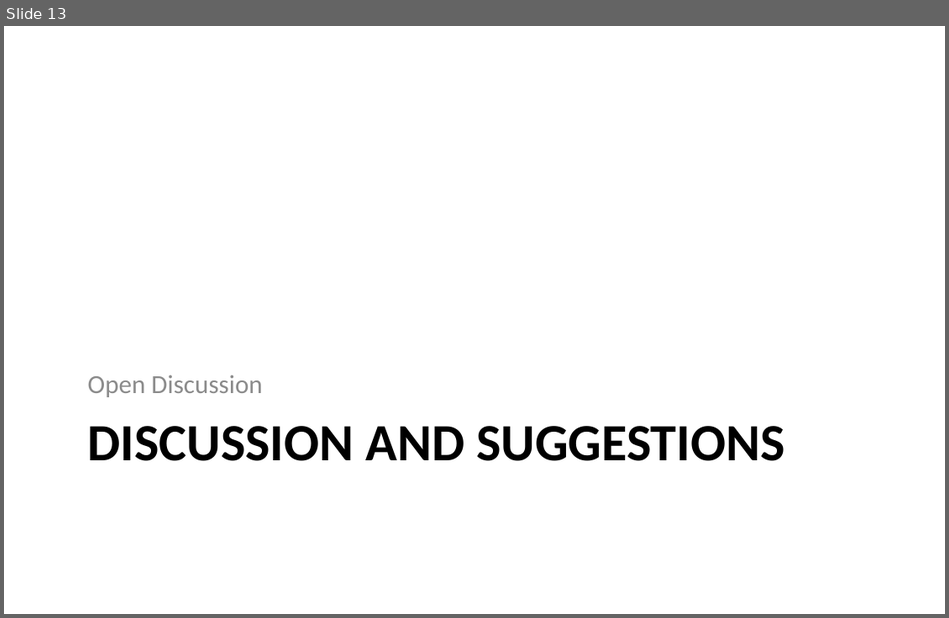
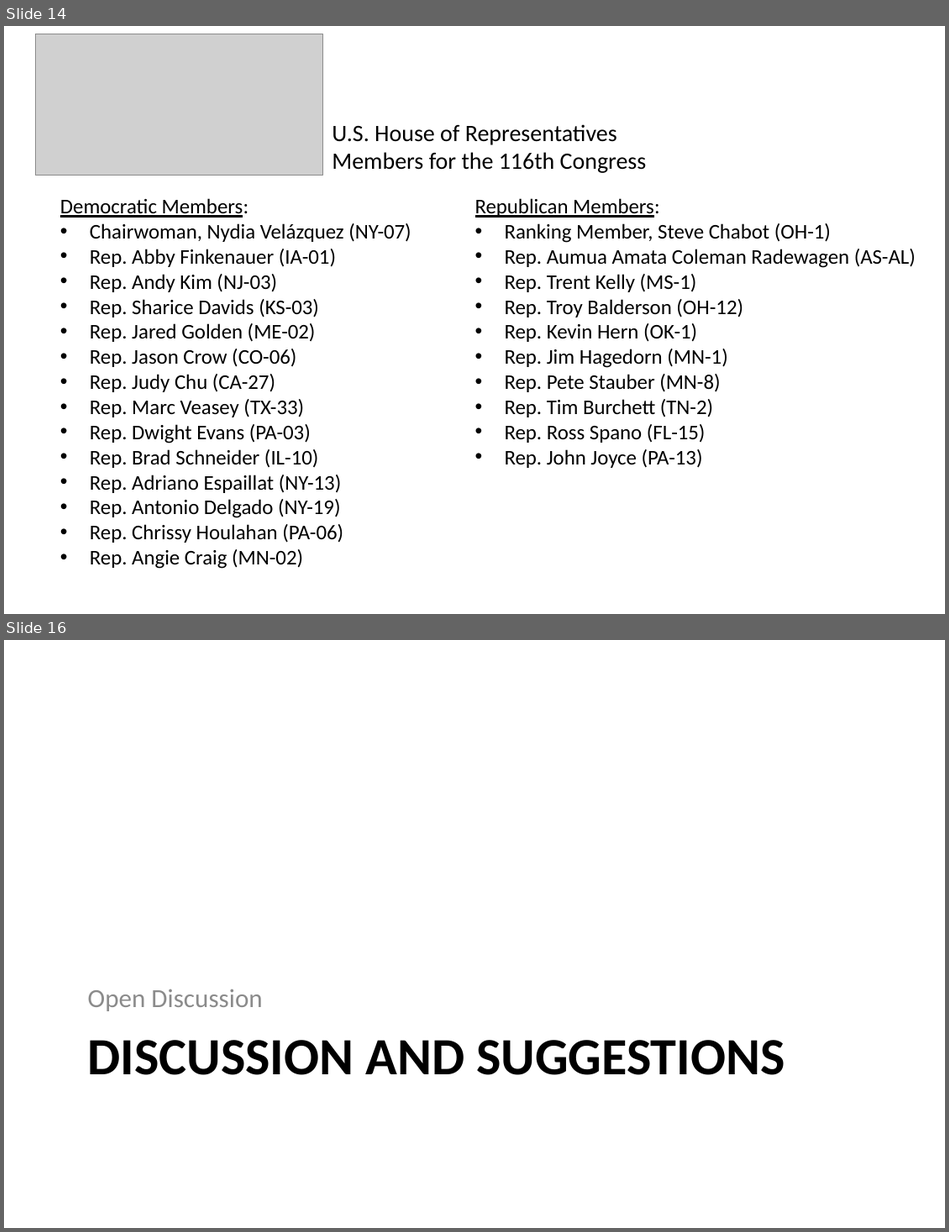
Before and after one commit to SLU-Courses-Townes/POLS6310, a slide deck: FinalProject/Docs/Townes_POLS6310_2019_Spring_FinalProject_Presentation_v00.pptx. Shown one above the other, each under a label of ours: slide 13 before the commit, slides 14 and 16 after it; the slides between them are not shown. The pictures are 949x618 and 949x1232 pixels, drawn with LibreOffice and Linux fonts; fonts in the diff are those of the drawing; grey boxes stand for pictures. Boxes give left, top, right and bottom in pixels: in the first picture for what was removed or moved away, otherwise in the second. Text is boxed around its words. In the diff, an @@ line names an element or a change of style, - is before the commit and + after.

```diff
--- a/FinalProject/Docs/Townes_POLS6310_2019_Spring_FinalProject_Presentation_v00.pptx
+++ b/FinalProject/Docs/Townes_POLS6310_2019_Spring_FinalProject_Presentation_v00.pptx
@@ slide 14 added at (4, 26, 945, 614), background #FFFFFF @@
@@ picture added at (36, 34, 323, 175) @@
@@ text added at (332, 124, 647, 173), 18 pt, text #000000 @@
+U.S. House of Representatives
+Members for the 116th Congress
@@ text added at (60, 198, 411, 569), 16 pt, text #000000 @@
+Democratic Members:
+• Chairwoman, Nydia Velázquez (NY-07)
+• Rep. Abby Finkenauer (IA-01)
+• Rep. Andy Kim (NJ-03)
+• Rep. Sharice Davids (KS-03)
+• Rep. Jared Golden (ME-02)
+• Rep. Jason Crow (CO-06)
+• Rep. Judy Chu (CA-27)
+• Rep. Marc Veasey (TX-33)
+• Rep. Dwight Evans (PA-03)
+• Rep. Brad Schneider (IL-10)
+• Rep. Adriano Espaillat (NY-13)
+• Rep. Antonio Delgado (NY-19)
+• Rep. Chrissy Houlahan (PA-06)
+• Rep. Angie Craig (MN-02)
@@ text added at (475, 198, 915, 468), 16 pt, text #000000 @@
+Republican Members:
+• Ranking Member, Steve Chabot (OH-1)
+• Rep. Aumua Amata Coleman Radewagen (AS-AL)
+• Rep. Trent Kelly (MS-1)
+• Rep. Troy Balderson (OH-12)
+• Rep. Kevin Hern (OK-1)
+• Rep. Jim Hagedorn (MN-1)
+• Rep. Pete Stauber (MN-8)
+• Rep. Tim Burchett (TN-2)
+• Rep. Ross Spano (FL-15)
+• Rep. John Joyce (PA-13)
@@ what was slide 13 is now slide 16 @@
```
Also in this commit, not shown: 2 slides changed, 3 other slides added, 1 slide removed.
